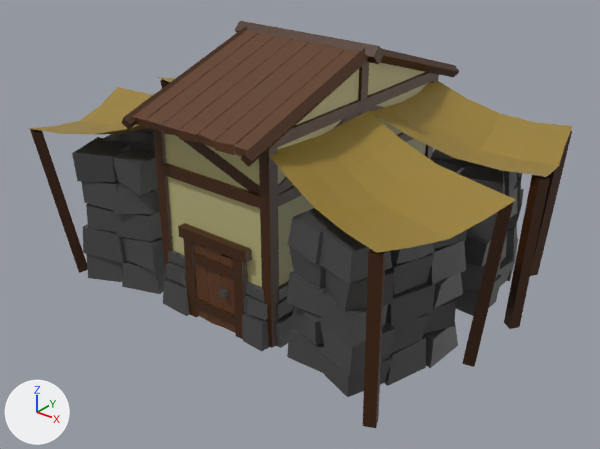
The FBX model Assets/ImportAssets/Building/Created/Industiral/Storage/Stone/StoneStorage.fbx as it was, and as the next commit left it.
Both versions are drawn from a camera (50 mm lens) standing at (14.68, -18.6, 13.05) and looking at (0.44, -0.79, 2.01). Lighting does not change. The marker at lower left points along +X, +Y and +Z. The older version comes first. Where no turn or scale is listed for an object, it has been applied to the vertices.

The scene before the commit, as lines of its bpy script (objects in view):
```python
ob_building_006 = bpy.data.objects.new('Building.006', me_cube)
ob_building_006.location = (0.02, -0.06, 2.58)
ob_stone_100 = bpy.data.objects.new('Stone 100%', me_cube_677)
ob_stone_100.location = (0.08, -0.03, 3.79)
ob_stone_20 = bpy.data.objects.new('Stone 20%', me_cube_553)
ob_stone_20.location = (0.07, 0.0, 0.42)
ob_stone_40 = bpy.data.objects.new('Stone 40%', me_cube_566)
ob_stone_40.location = (0.07, -0.01, 1.25)
ob_stone_60 = bpy.data.objects.new('Stone 60%', me_cube_632)
ob_stone_60.location = (0.07, -0.01, 2.1)
ob_stone_80 = bpy.data.objects.new('Stone 80%', me_cube_580)
ob_stone_80.location = (0.07, -0.02, 2.94)
```
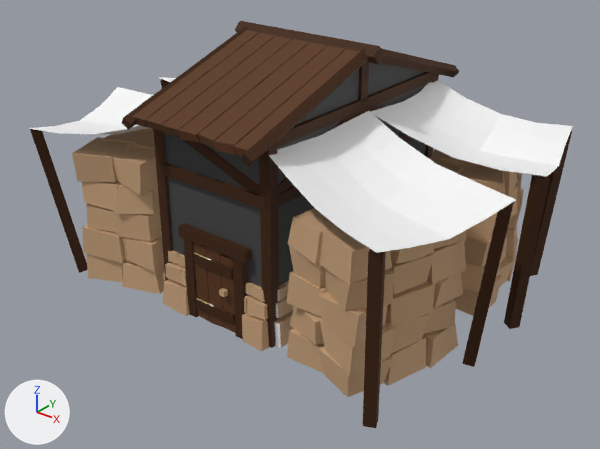
Boxes [x1, y1, x2, y2] around the edits, measured in the pictures (600 x 449 px):
'Building.006', surface changed: [28, 21, 573, 421] in both
'Stone 100%', surface changed: [72, 128, 521, 284] in both
'Stone 60%', surface changed: [86, 189, 524, 348] in both
'Stone 80%', surface changed: [81, 173, 522, 311] in both
'Stone 20%', surface changed: [86, 239, 518, 397] in both
'Stone 40%', surface changed: [83, 224, 517, 376] in both

The edits, one by one:
In material 'Building' (mat_building), roughness goes from 0.5 to 0.768.
me_cube has 1448 vertices, 1084 faces and spans x -7.38..7.24, y -5.33..5.22, z -2.74..5.05.
me_cube is used by ob_building_006; location (0.02, -0.06, 2.58).
me_cube part 3: texture (UV) coordinates of 982 of 1084 faces, centred in x -7.06..7.03, y -5.11..5.11, z -2.73..4.93, changed; they spanned u 0.05..0.88, v 0.46..0.96 and now span u 0.06..0.91, v 0.1..0.93.
me_cube_632 has 192 vertices, 144 faces and spans x -6.1..6.0, y -4.67..4.79, z -0.52..0.51.
me_cube_632 is used by ob_stone_60; location (0.07, -0.01, 2.1).
me_cube_632 part 4: texture (UV) coordinates of 144 of 144 faces, centred in x -5.89..5.91, y -4.54..4.48, z -0.46..0.47, changed; they spanned u 0.05..0.22, v 0.46..0.68 and now span u 0.75..0.91, v 0.4..0.62.
me_cube_580 has 192 vertices, 144 faces and spans x -6.1..6.07, y -4.77..4.76, z -0.51..0.51.
me_cube_580 is used by ob_stone_80; location (0.07, -0.02, 2.94).
me_cube_580 part 5: texture (UV) coordinates of 144 of 144 faces, centred in x -5.93..5.9, y -4.43..4.53, z -0.47..0.46, changed; they spanned u 0.05..0.22, v 0.46..0.68 and now span u 0.75..0.91, v 0.4..0.62.
me_cube_553 has 192 vertices, 144 faces and spans x -6.07..5.97, y -4.75..4.74, z -0.51..0.51.
me_cube_553 is used by ob_stone_20; location (0.07, 0.0, 0.42).
me_cube_553 part 2: texture (UV) coordinates of 144 of 144 faces, centred in x -5.85..5.91, y -4.51..4.5, z -0.46..0.47, changed; they spanned u 0.05..0.22, v 0.46..0.68 and now span u 0.75..0.91, v 0.4..0.62.
me_cube_677 has 192 vertices, 144 faces and spans x -6.07..6.08, y -4.78..4.65, z -0.5..0.51.
me_cube_677 is used by ob_stone_100; location (0.08, -0.03, 3.79).
me_cube_677 part 1: texture (UV) coordinates of 144 of 144 faces, centred in x -5.87..5.85, y -4.54..4.54, z -0.45..0.45, changed; they spanned u 0.05..0.22, v 0.46..0.68 and now span u 0.75..0.91, v 0.4..0.62.
me_cube_566 has 192 vertices, 144 faces and spans x -6.1..6.04, y -4.76..4.77, z -0.49..0.52.
me_cube_566 is used by ob_stone_40; location (0.07, -0.01, 1.25).
me_cube_566 part 6: texture (UV) coordinates of 144 of 144 faces, centred in x -5.83..5.79, y -4.54..4.54, z -0.46..0.46, changed; they spanned u 0.05..0.22, v 0.46..0.68 and now span u 0.75..0.91, v 0.4..0.62.
